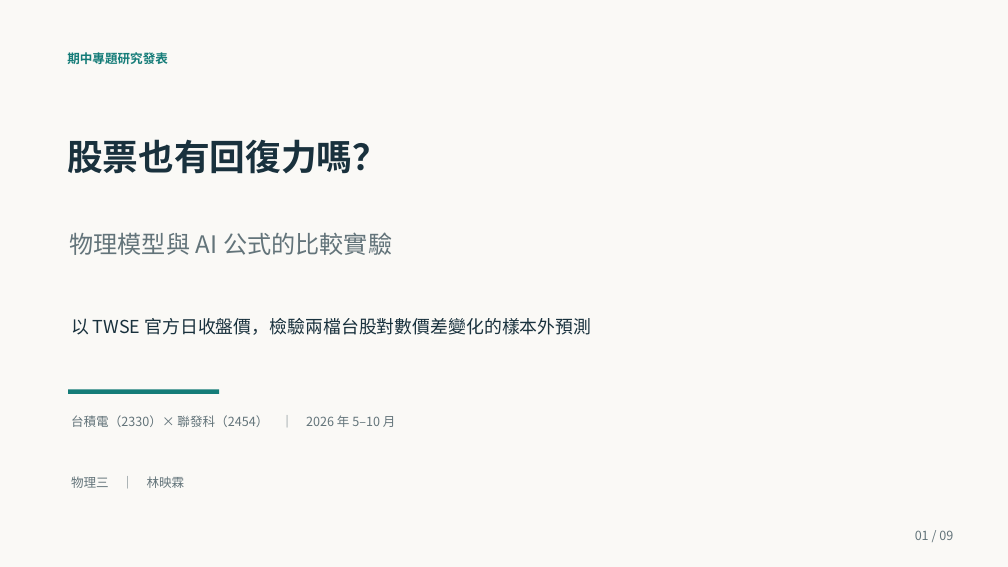
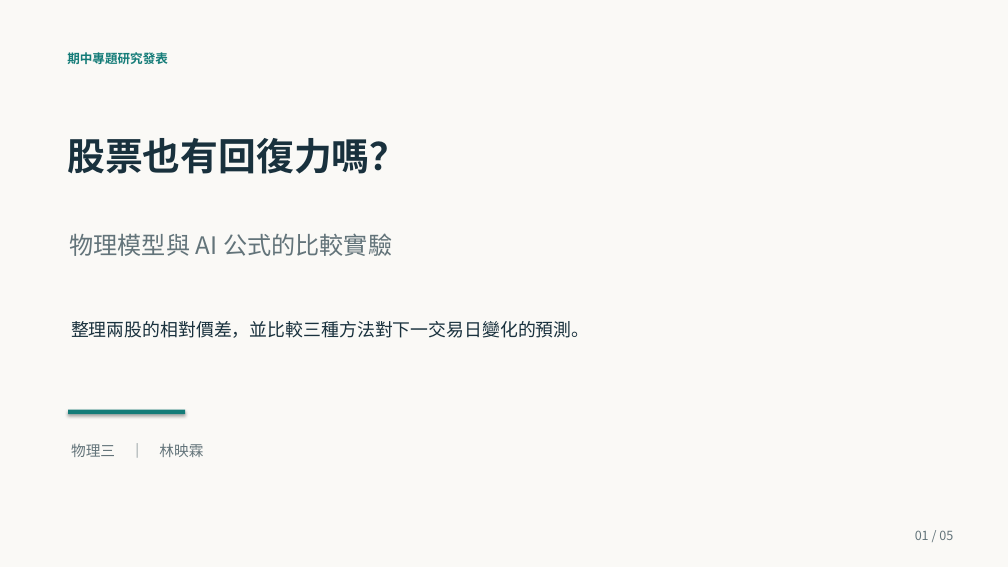
Before and after one commit to yinglinlin010/market-physics-lab, a slide deck: slide 1 of slides/midterm_90s.pptx. Drawn at 1008x567 pixels with LibreOffice and Linux fonts; fonts in the diff are those of the drawing. Boxes give left, top, right and bottom in pixels: in the first picture for what was removed or moved away, otherwise in the second. Text is boxed around its words. In the diff, an @@ line names an element or a change of style, - is before the commit and + after.

```diff
--- a/slides/midterm_90s.pptx
+++ b/slides/midterm_90s.pptx
@@ text "股票也有回復力嗎？" at box(67, 138, 407, 174): size 34 to 36 pt @@
@@ text at box(71, 321, 590, 338): text changed @@
-以 TWSE 官方日收盤價，檢驗兩檔台股對數價差變化的樣本外預測
+整理兩股的相對價差，並比較三種方法對下一交易日變化的預測。
@@ rectangle: place and size @@
-rectangle at box(68, 389, 219, 394)
+rectangle at box(68, 410, 185, 414)
@@ rectangle at box(68, 410, 185, 414): shadow on @@
@@ text removed at box(71, 415, 396, 427) @@
-台積電（2330）× 聯發科（2454） ｜ 2026 年 5–10 月
@@ text "物理三 ｜ 林映霖": place and size @@
-text "物理三 ｜ 林映霖" at box(71, 476, 185, 488)
+text "物理三 ｜ 林映霖" at box(71, 443, 203, 457)
@@ text "物理三 ｜ 林映霖" at box(71, 443, 203, 457): size 12 to 14 pt @@
@@ text at box(915, 530, 953, 540): text changed @@
-01 / 09
+01 / 05
```
Also in this commit, not shown: 4 slides added, 8 slides removed, 6 other files.
